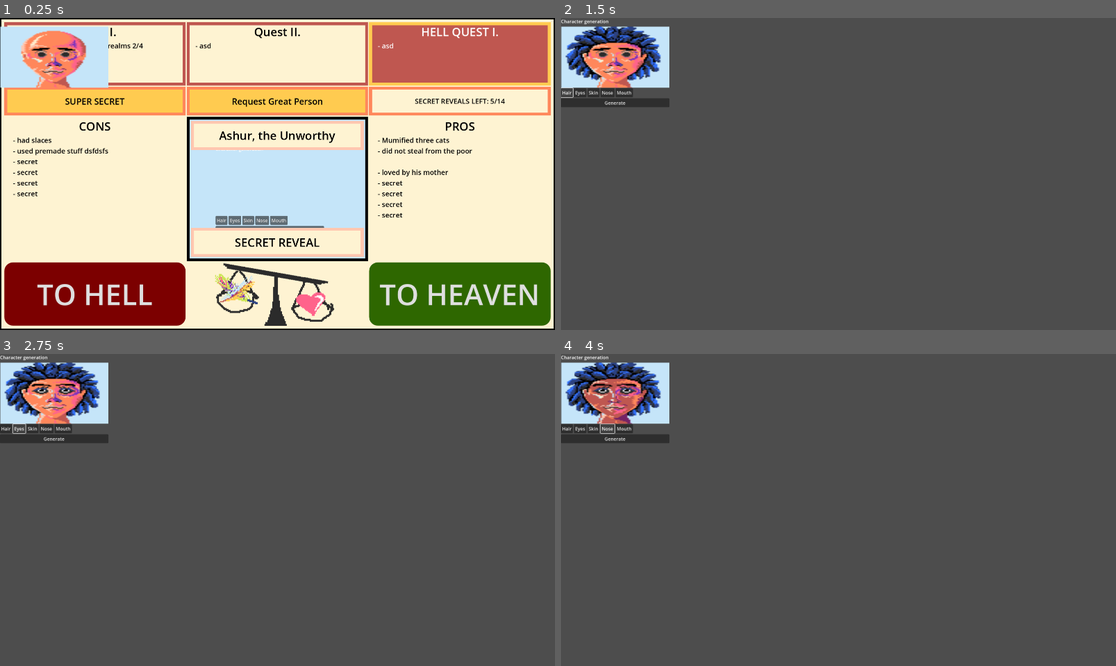
Above: before the commit, frames 1-4 (two rows, left to right).
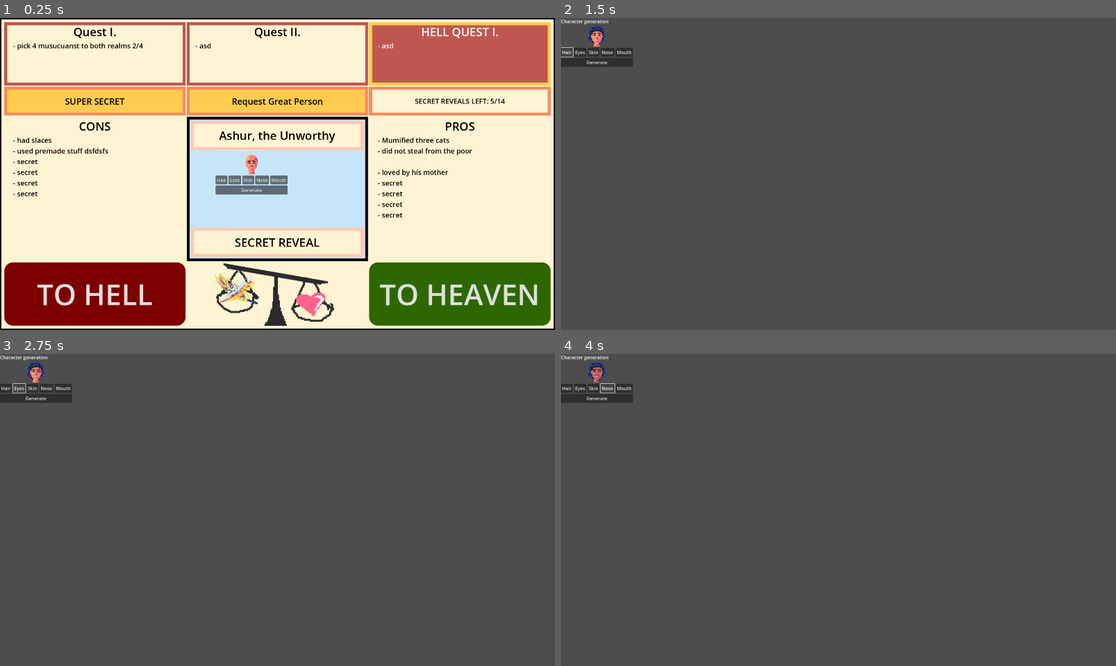
Above: after the commit, the same moments.

Repository: ekaktusz/anoobis
Game: Godot game, scene res://tinder_scene.tscn
Two runs of this game, one before a commit and one after it. Both use one fixed random seed, a clock stepped at 60 frames per second and the inputs below.
Inputs:
- Up to frame 1 (0.25 s): no input
- Up to frame 2 (1.5 s): click "TO HELL" at 0.5 s; click "Hair" at 1.25 s
- Up to frame 3 (2.75 s): click "Eyes" at 2 s
- Up to frame 4 (4 s): click "Skin" at 2.75 s; click "Nose" at 3.5 s

The runs differ from the first frame. In frame 1, 5.2% of the frame differs, in the area x 0-59%, y 2-68%; in frame 2, 4.6%; in frame 3, 4.6%; in frame 4, 4.6%.

Commit message:
CanvasLayer nodes are replaced with an aspect ratio container.

Diff:
--- a/character.tscn
+++ b/character.tscn
@@ -6,68 +6,30 @@
 [ext_resource type="Texture2D" uid="uid://bhuyqwtotgvmk" path="res://images/face_parts/mouth_A.png" id="4_86cqo"]
 [ext_resource type="Texture2D" uid="uid://ci3wp4gkap78o" path="res://images/face_parts/nose_A.png" id="5_eerww"]
 
-[node name="PortraitContainer" type="VBoxContainer"]
-custom_minimum_size = Vector2(375, 212)
+[node name="PortraitContainer" type="AspectRatioContainer"]
+offset_right = 72.0
+offset_bottom = 72.0
 
-[node name="BackgroundLayer" type="CanvasLayer" parent="."]
-
-[node name="ColorRect" type="ColorRect" parent="BackgroundLayer"]
-offset_left = 1.0
-offset_top = 30.0
-offset_right = 375.0
-offset_bottom = 242.0
-color = Color(0.772549, 0.898039, 0.976471, 1)
-
-[node name="BackHairLayer" type="CanvasLayer" parent="."]
-
-[node name="BackHairTexture" type="TextureRect" parent="BackHairLayer"]
-offset_left = 1.0
-offset_top = 30.0
-offset_right = 375.0
-offset_bottom = 242.0
+[node name="BackHairTexture" type="TextureRect" parent="."]
+layout_mode = 2
 texture = ExtResource("1_r81iw")
 
-[node name="SkinLayer" type="CanvasLayer" parent="."]
-
-[node name="SkinTexture" type="TextureRect" parent="SkinLayer"]
-offset_left = 1.0
-offset_top = 30.0
-offset_right = 375.0
-offset_bottom = 242.0
+[node name="SkinTexture" type="TextureRect" parent="."]
+layout_mode = 2
 texture = ExtResource("2_q1q6y")
 
-[node name="FrontHairLayer" type="CanvasLayer" parent="."]
-
-[node name="FrontHairTexture" type="TextureRect" parent="FrontHairLayer"]
-offset_left = 1.0
-offset_top = 30.0
-offset_right = 375.0
-offset_bottom = 242.0
+[node name="FrontHairTexture" type="TextureRect" parent="."]
+layout_mode = 2
 texture = ExtResource("1_r81iw")
 
-[node name="EyesLayer" type="CanvasLayer" parent="."]
-
-[node name="EyesTexture" type="TextureRect" parent="EyesLayer"]
-offset_left = 1.0
-offset_top = 30.0
-offset_right = 375.0
-offset_bottom = 242.0
+[node name="EyesTexture" type="TextureRect" parent="."]
+layout_mode = 2
 texture = ExtResource("3_0livs")
 
-[node name="MouthLayer" type="CanvasLayer" parent="."]
-
-[node name="MouthTexture" type="TextureRect" parent="MouthLayer"]
-offset_left = 1.0
-offset_top = 30.0
-offset_right = 375.0
-offset_bottom = 242.0
+[node name="MouthTexture" type="TextureRect" parent="."]
+layout_mode = 2
 texture = ExtResource("4_86cqo")
 
-[node name="NoseLayer" type="CanvasLayer" parent="."]
-
-[node name="NoseTexture" type="TextureRect" parent="NoseLayer"]
-offset_left = 1.0
-offset_top = 30.0
-offset_right = 375.0
-offset_bottom = 242.0
+[node name="NoseTexture" type="TextureRect" parent="."]
+layout_mode = 2
 texture = ExtResource("5_eerww")
--- a/character_generator.gd
+++ b/character_generator.gd
@@ -69,12 +69,12 @@
 	current_nose_id = 0
 	current_mouth_id = 0
 
-	$VBoxContainer/PortraitContainer/FrontHairLayer/FrontHairTexture.texture = hair_fronts[current_hair_front_id]
-	$VBoxContainer/PortraitContainer/BackHairLayer/BackHairTexture.texture = hair_backs[current_hair_back_id]
-	$VBoxContainer/PortraitContainer/EyesLayer/EyesTexture.texture = eyes[current_eye_id]
-	$VBoxContainer/PortraitContainer/SkinLayer/SkinTexture.texture = skins[current_skin_id]
-	$VBoxContainer/PortraitContainer/NoseLayer/NoseTexture.texture = noses[current_nose_id]
-	$VBoxContainer/PortraitContainer/MouthLayer/MouthTexture.texture = mouths[current_mouth_id]
+	$VBoxContainer/PortraitContainer/FrontHairTexture.texture = hair_fronts[current_hair_front_id]
+	$VBoxContainer/PortraitContainer/BackHairTexture.texture = hair_backs[current_hair_back_id]
+	$VBoxContainer/PortraitContainer/EyesTexture.texture = eyes[current_eye_id]
+	$VBoxContainer/PortraitContainer/SkinTexture.texture = skins[current_skin_id]
+	$VBoxContainer/PortraitContainer/NoseTexture.texture = noses[current_nose_id]
+	$VBoxContainer/PortraitContainer/MouthTexture.texture = mouths[current_mouth_id]
 
 	randomize()
 
@@ -86,47 +86,47 @@
 
 func _on_hair_button_pressed() -> void:
 	current_hair_front_id = (current_hair_front_id + 1)%hair_fronts.size()
-	$VBoxContainer/PortraitContainer/FrontHairLayer/FrontHairTexture.texture = hair_fronts[current_hair_front_id]
+	$VBoxContainer/PortraitContainer/FrontHairTexture.texture = hair_fronts[current_hair_front_id]
 
 	current_hair_back_id = (current_hair_back_id + 1)%hair_backs.size()
-	$VBoxContainer/PortraitContainer/BackHairLayer/BackHairTexture.texture = hair_backs[current_hair_back_id]
+	$VBoxContainer/PortraitContainer/BackHairTexture.texture = hair_backs[current_hair_back_id]
 
 
 func _on_eyes_button_pressed() -> void:
 	current_eye_id = (current_eye_id + 1)%eyes.size()
-	$VBoxContainer/PortraitContainer/EyesLayer/EyesTexture.texture = eyes[current_eye_id]
+	$VBoxContainer/PortraitContainer/EyesTexture.texture = eyes[current_eye_id]
 
 
 func _on_nose_button_pressed() -> void:
 	current_nose_id = (current_nose_id + 1)%noses.size()
-	$VBoxContainer/PortraitContainer/NoseLayer/NoseTexture.texture = noses[current_nose_id]
+	$VBoxContainer/PortraitContainer/NoseTexture.texture = noses[current_nose_id]
 
 
 func _on_mouth_button_pressed() -> void:
 	current_mouth_id = (current_mouth_id + 1)%mouths.size()
-	$VBoxContainer/PortraitContainer/MouthLayer/MouthTexture.texture = mouths[current_mouth_id]
+	$VBoxContainer/PortraitContainer/MouthTexture.texture = mouths[current_mouth_id]
 
 
 func _on_skin_button_pressed() -> void:
 	current_skin_id = (current_skin_id + 1)%skins.size()
-	$VBoxContainer/PortraitContainer/SkinLayer/SkinTexture.texture = skins[current_skin_id]
+	$VBoxContainer/PortraitContainer/SkinTexture.texture = skins[current_skin_id]
 
 
 func _on_generate_button_pressed() -> void:
 	var rand_hair = randi()%hair_fronts.size()
 	current_hair_front_id = rand_hair
 	current_hair_back_id = rand_hair
-	$VBoxContainer/PortraitContainer/FrontHairLayer/FrontHairTexture.texture = hair_fronts[current_hair_front_id]
-	$VBoxContainer/PortraitContainer/BackHairLayer/BackHairTexture.texture = hair_backs[current_hair_back_id]
+	$VBoxContainer/PortraitContainer/FrontHairTexture.texture = hair_fronts[current_hair_front_id]
+	$VBoxContainer/PortraitContainer/BackHairTexture.texture = hair_backs[current_hair_back_id]
 
 	current_eye_id = randi()%eyes.size()
-	$VBoxContainer/PortraitContainer/EyesLayer/EyesTexture.texture = eyes[current_eye_id]
+	$VBoxContainer/PortraitContainer/EyesTexture.texture = eyes[current_eye_id]
 
 	current_skin_id = randi()%skins.size()
-	$VBoxContainer/PortraitContainer/SkinLayer/SkinTexture.texture = skins[current_skin_id]
+	$VBoxContainer/PortraitContainer/SkinTexture.texture = skins[current_skin_id]
 
 	current_nose_id = randi()%noses.size()
-	$VBoxContainer/PortraitContainer/NoseLayer/NoseTexture.texture = noses[current_nose_id]
+	$VBoxContainer/PortraitContainer/NoseTexture.texture = noses[current_nose_id]
 
 	current_mouth_id = randi()%mouths.size()
-	$VBoxContainer/PortraitContainer/MouthLayer/MouthTexture.texture = mouths[current_mouth_id]
+	$VBoxContainer/PortraitContainer/MouthTexture.texture = mouths[current_mouth_id]
